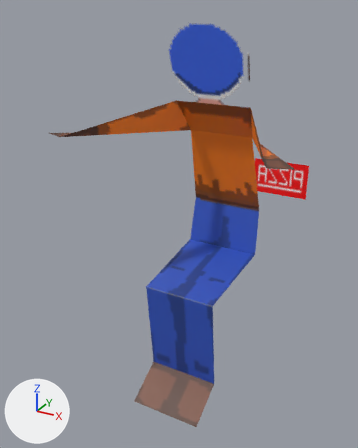
A saved change to the OBJ model gfx/models/driver.obj.
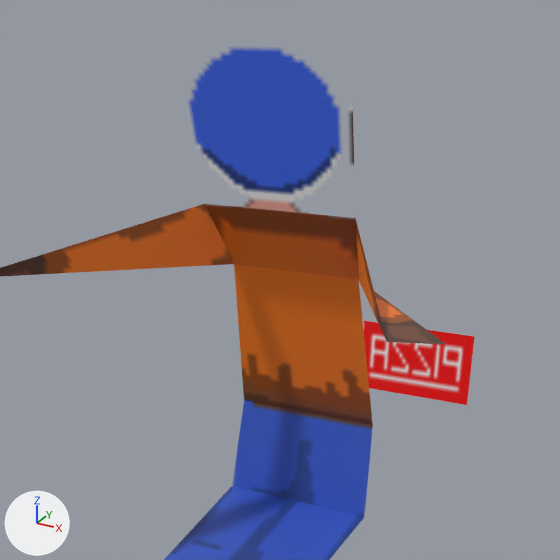
Each version is shown whole from a camera (50 mm lens) standing at (0.598, -1.163, 1.381) and looking at (-0.139, 0.176, 0.711), then close up on the part from 21% to 98% of the width and 0% to 62% of the height. Arrows for +X, +Y and +Z are at lower left; the lights stay in place. The first two pictures are the older version. Where no turn or scale is listed for an object, it has been applied to the vertices.

The older version as bpy lines, for what is in view:
```python
me_driver = bpy.data.meshes.new('DRIVER')
me_driver.from_pydata(...)  # 24 vertices, 20 faces; spans x -0.335..0.335, y -0.208..0.796, z 0.24..1.349
me_driver.materials.append(mat_material_005)
ob_driver = bpy.data.objects.new('DRIVER', me_driver)
ob_driver.location = (0.0, 0.0, 0.0)
```
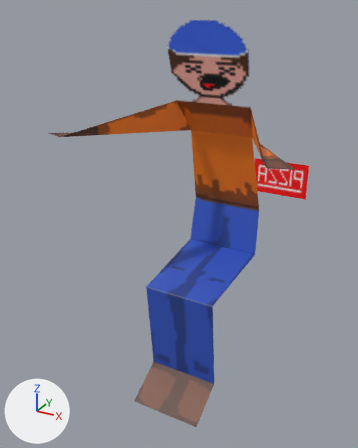
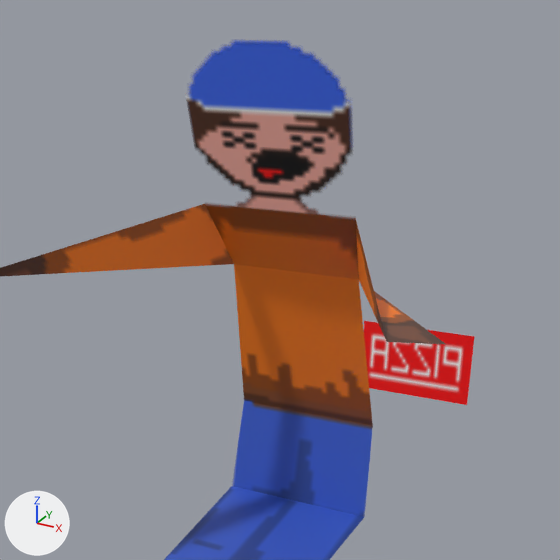
Pixel boxes [x1, y1, x2, y2] of what changed, in the close-ups (560 x 560 px):
'DRIVER', reshaped: before [0, 48, 474, 560]; after [0, 41, 474, 560]
part 1 of me_driver, added: after [186, 43, 351, 215]

The change in detail:
me_driver is used by ob_driver; location (0.0, 0.0, 0.0).
Verts and faces of me_driver; kept vertices keep their numbers, new ones are numbered from 24.
me_driver had 24 vertices, 20 faces and spanned x -0.335..0.335, y -0.208..0.796, z 0.24..1.349.
me_driver now has 28 vertices, 22 faces and spans x -0.335..0.335, y -0.208..0.796, z 0.24..1.349.
Part 1, on me_driver:
New vertex 24 is at (-0.114, 0.115, 1.13), pixel (203, 203).
New vertex 25 is at (0.114, 0.115, 1.13), pixel (354, 218).
New vertex 26 is at (-0.12, 0.051, 1.349).
New vertex 27 is at (0.12, 0.051, 1.349).
New faces: (24, 27, 25), (24, 26, 27).
